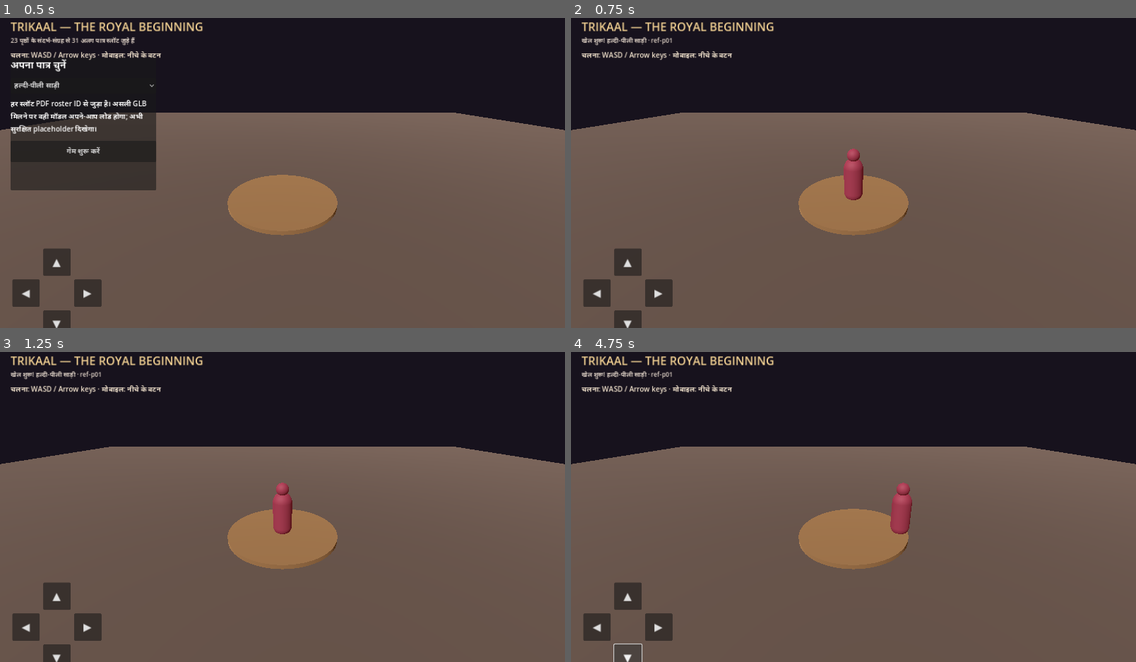
Above: before the commit, frames 1-4 (two rows, left to right).
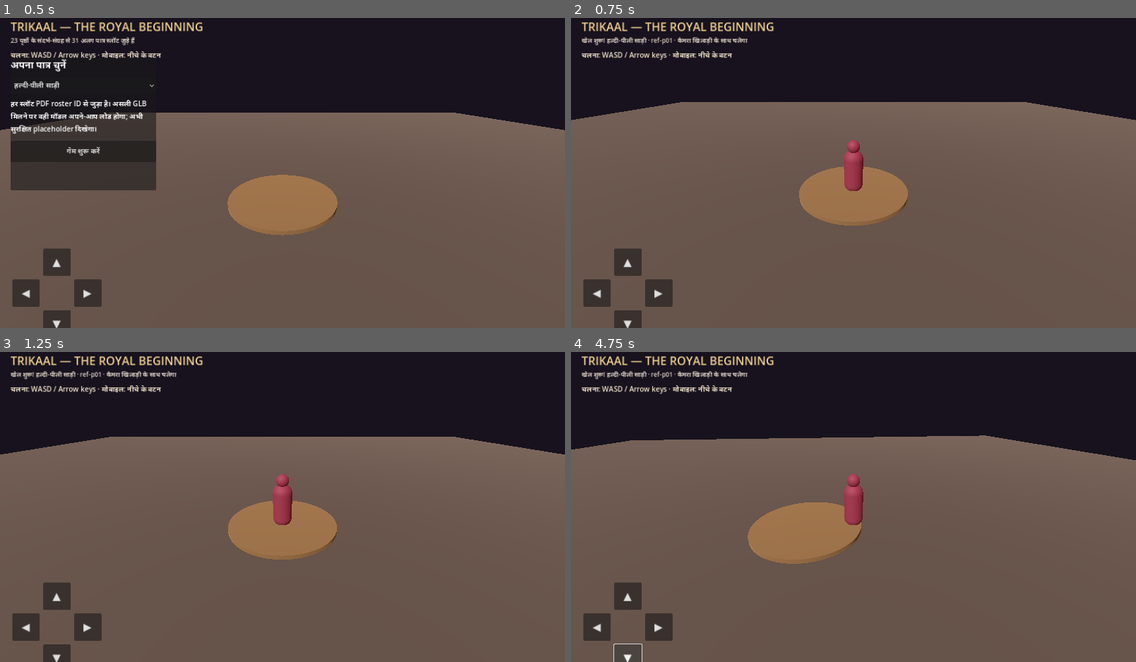
Above: after the commit, the same moments.

Repository: ravime0099-arch/TRIKAAL-Character-Studio
Game: Godot game, scene res://scenes/main.tscn
Two runs of this game, one before a commit and one after it. Both use one fixed random seed, a clock stepped at 60 frames per second and the inputs below.
Inputs:
- Up to frame 1 (0.5 s): no input
- Up to frame 2 (0.75 s): click "गेम शुरू करें" at 0.5 s
- Up to frame 3 (1.25 s): no input
- Up to frame 4 (4.75 s): click "◀" at 1.25 s; click "▶" at 2 s; click "▲" at 2.75 s; click "▼" at 3.5 s; hold D (move_right) from 4.28 s (still down)

Frame 1 is identical in both runs. In frame 2, 4.9% of the frame differs, in the area x 0-100%, y 6-71%; in frame 3, 4.6%; in frame 4, 7.2%.

Commit message:
Make the Godot camera follow the selected player

Diff:
--- a/godot-game/scripts/main.gd
+++ b/godot-game/scripts/main.gd
@@ -2,6 +2,7 @@
 
 const PlayerScript = preload("res://scripts/player.gd")
 var player: CharacterBody3D
+var follow_camera: Camera3D
 var started := false
 var selected_character := 0
 var character_ids := ["ref-p01","ref-p02","ref-p03","ref-p04","ref-p05","ref-p06","ref-p07","ref-p08","ref-p09","ref-p1 …(239 unchanged characters)…
@@ -13,6 +14,12 @@
 func _ready() -> void:
 	_build_world()
 	_build_ui()
+
+func _process(delta: float) -> void:
+	if started and is_instance_valid(player) and is_instance_valid(follow_camera):
+		var target := player.global_position + Vector3(0, 4.4, 7.5)
+		follow_camera.global_position = follow_camera.global_position.lerp(target, min(1.0, delta * 4.0))
+		follow_camera.look_at(player.global_position + Vector3(0, 1.0, 0), Vector3.UP)
 
 func _build_world() -> void:
 	var world_env := WorldEnvironment.new()
@@ -46,11 +53,11 @@
 	floor_shape.position.y = -0.1
 	floor_body.add_child(floor_shape)
 	add_child(floor_body)
-	var camera := Camera3D.new()
-	camera.position = Vector3(0, 4.4, 7.5)
-	camera.rotation_degrees = Vector3(-22, 0, 0)
-	camera.current = true
-	add_child(camera)
+	follow_camera = Camera3D.new()
+	follow_camera.position = Vector3(0, 4.4, 7.5)
+	follow_camera.rotation_degrees = Vector3(-22, 0, 0)
+	follow_camera.current = true
+	add_child(follow_camera)
 	var stage := MeshInstance3D.new()
 	var disc := CylinderMesh.new()
 	disc.top_radius = 2.2
@@ -146,4 +153,4 @@
 	player.name = "PlayerCharacter"
 	player.position = Vector3(0, 0.2, 0)
 	add_child(player)
-	status_label.text = "खेल शुरू! " + character_names[selected_character] + " · " + character_ids[selected_character]
+	status_label.text = "खेल शुरू! " + character_names[selected_character] + " · " + character_ids[selected_character] + " · कैमरा खिलाड़ी के साथ चलेगा"
